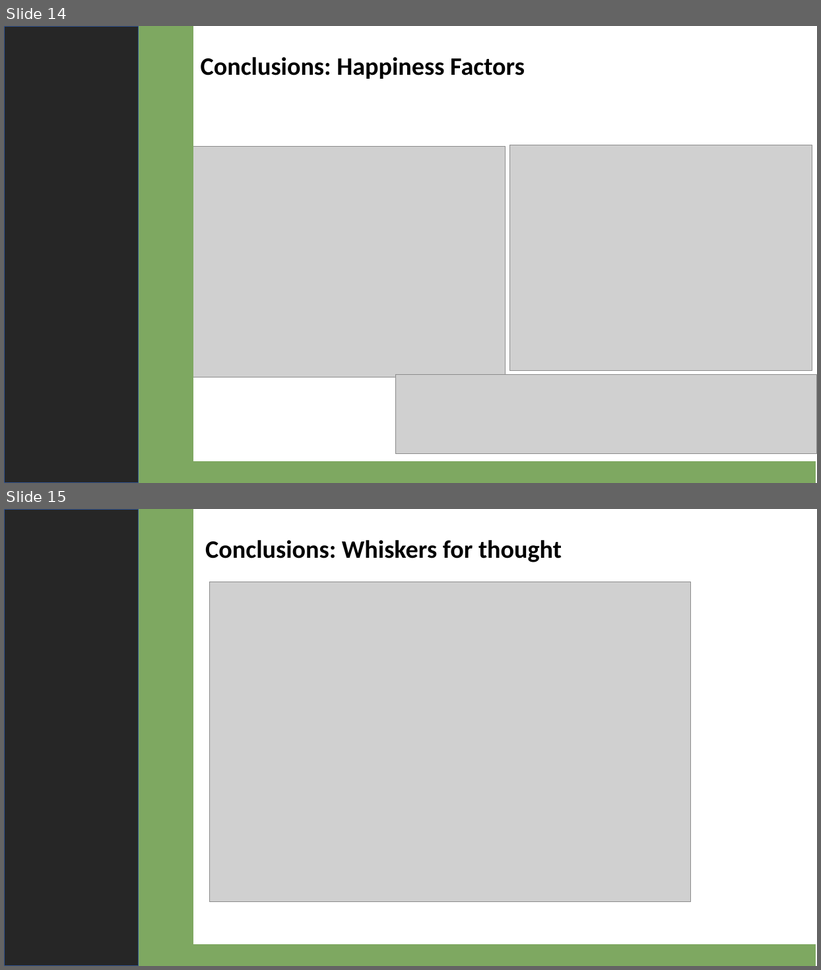
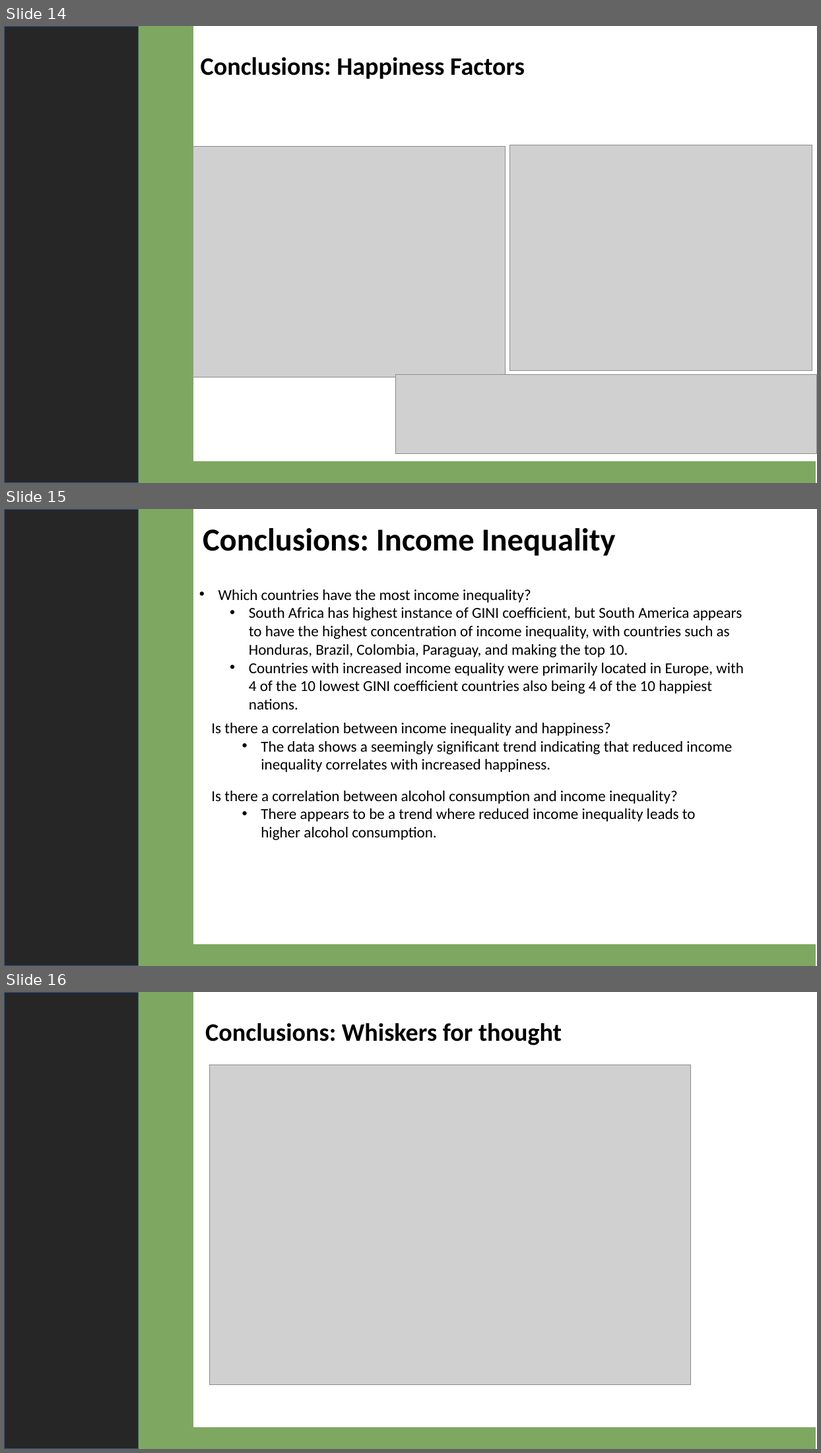
Before and after one commit to 4d4m43/DrinkAndBeHapPY, a slide deck: For Submittal/DrinkandBeHappyFinal.pptx. Shown one above the other, each under a label of ours: slides 14 and 15 before the commit, slides 14, 15 and 16 after it. The pictures are 821x970 and 821x1453 pixels, drawn with LibreOffice and Linux fonts; fonts in the diff are those of the drawing; grey boxes stand for pictures. Boxes give left, top, right and bottom in pixels: in the first picture for what was removed or moved away, otherwise in the second. Text is boxed around its words. In the diff, an @@ line names an element or a change of style, - is before the commit and + after.

Commit message:
added in alcohol vs. happiness slides and cleaned up income inequality slides

```diff
--- a/For Submittal/DrinkandBeHappyFinal.pptx
+++ b/For Submittal/DrinkandBeHappyFinal.pptx
@@ slide 15 added at [4,509,817,966], background #542C39 @@
@@ rectangle added at [4,509,817,966], fill #FFFFFF @@
@@ rectangle added at [4,509,138,966], fill #262626, outline #325491 1 pt @@
@@ rectangle added at [71,509,193,966], fill #7EA861, outline #7EA861 1 pt @@
@@ text added at [203,528,616,556], 37.8 pt, text #000000, bold @@
+Conclusions: Income Inequality
@@ text added at [218,590,744,710], 18 pt, text #000000 @@
+• Which countries have the most income inequality?
+  • South Africa has highest instance of GINI coefficient, but South America appears to have the highest concentration of income inequality, with countries such as Honduras, Brazil, Colombia, Paraguay, and making the top 10.
+  • Countries with increased income equality were primarily located in Europe, with 4 of the 10 lowest GINI coefficient countries also being 4 of the 10 happiest nations.
@@ text added at [211,723,732,772], 18 pt, text #000000 @@
+Is there a correlation between income inequality and happiness?
+  • The data shows a seemingly significant trend indicating that reduced income inequality correlates with increased happiness.
@@ text added at [211,791,696,840], 18 pt, text #000000 @@
+Is there a correlation between alcohol consumption and income inequality?
+  • There appears to be a trend where reduced income inequality leads to higher alcohol consumption.
@@ rectangle added at [170,945,815,966], fill #7EA861, outline #7EA861 1 pt @@
@@ what was slide 15 is now slide 16 @@
```
Also in this commit, not shown: 2 slides changed, 2 other files.
